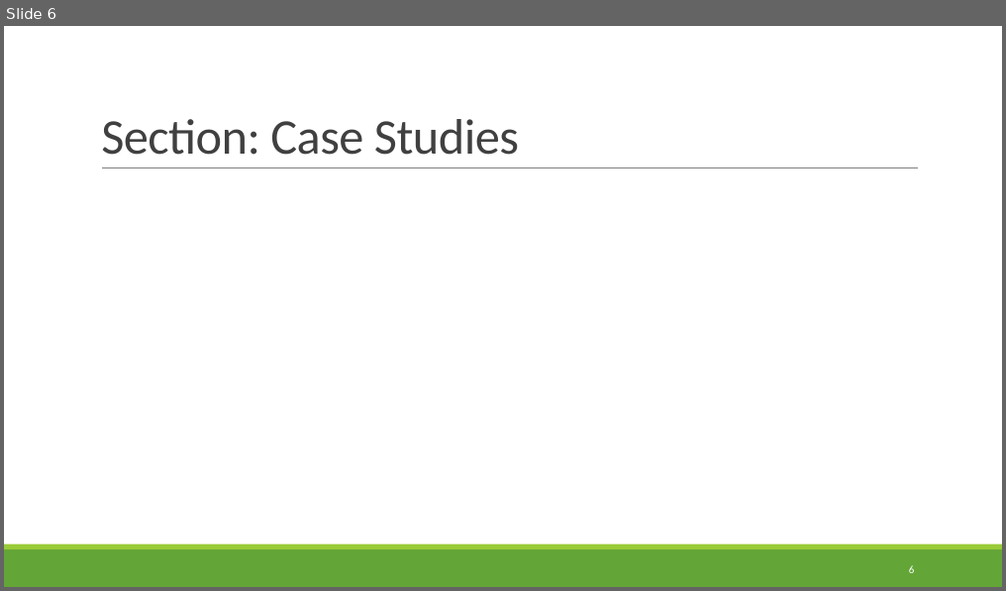
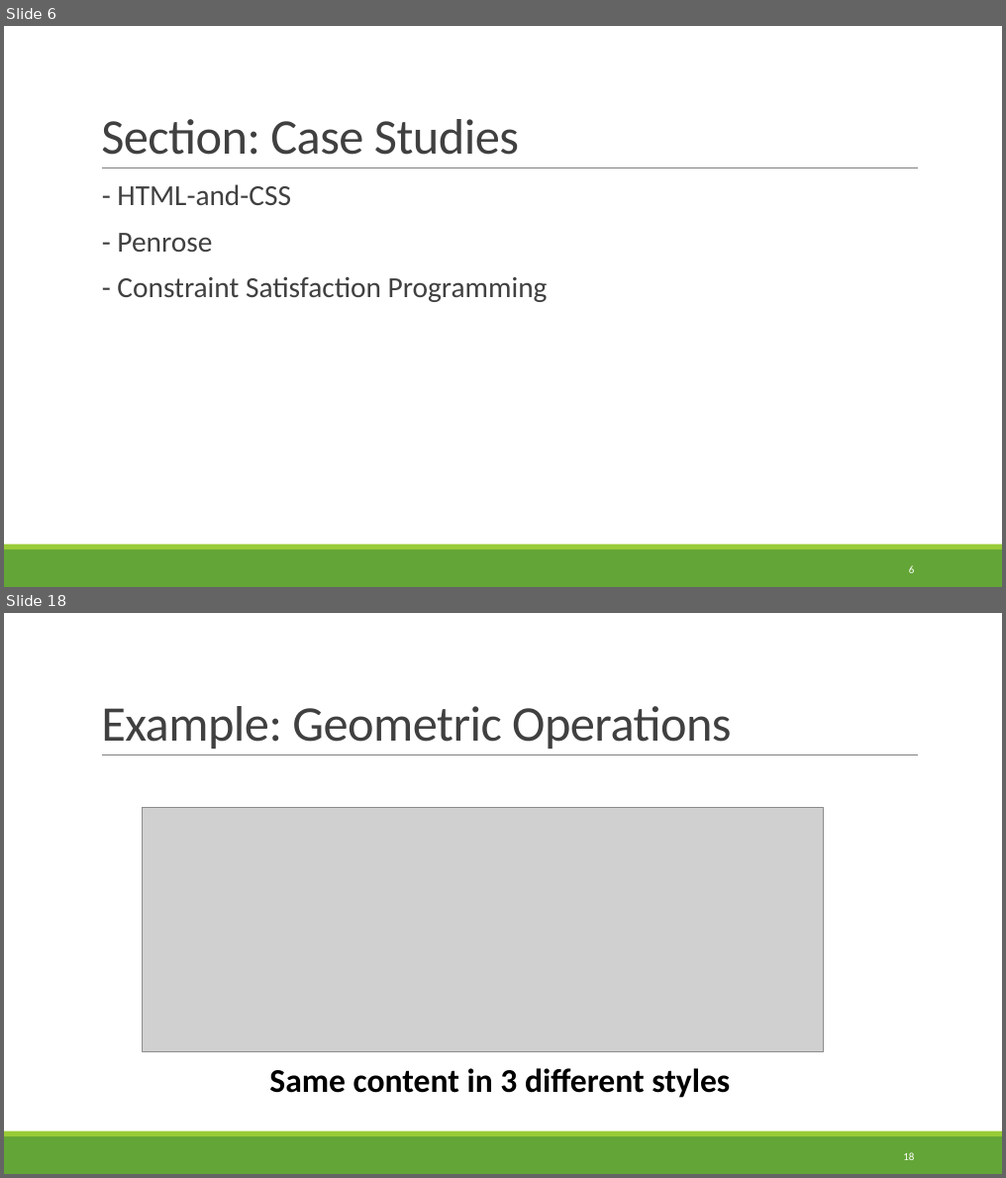
Before and after one commit to rbohrer/pl-course, a slide deck: LectureSlides/99Diagrams.pptx. Shown one above the other, each under a label of ours: slide 6 before the commit, slides 6 and 18 after it; the slides between them are not shown. The pictures are 1006x591 and 1006x1178 pixels, drawn with LibreOffice and Linux fonts; fonts in the diff are those of the drawing; grey boxes stand for pictures. Boxes give left, top, right and bottom in pixels: in the first picture for what was removed or moved away, otherwise in the second. Text is boxed around its words. In the diff, an @@ line names an element or a change of style, - is before the commit and + after.

```diff
--- a/LectureSlides/99Diagrams.pptx
+++ b/LectureSlides/99Diagrams.pptx
@@ slide 18 added at <box>4,613,1002,1174</box>, background #FFFFFF; not listed: 3 template elements that a slide beside it also shows @@
@@ title added at <box>101,706,731,749</box>, 48 pt, text #404040 @@
+Example: Geometric Operations
@@ picture added at <box>142,808,824,1052</box> @@
@@ text added at <box>269,1068,730,1098</box>, 32 pt, text #000000, bold @@
+Same content in 3 different styles
@@ page number added at <box>903,1153,914,1160</box>, 10.5 pt, text #FFFFFF @@
+18
@@ slide 6 changed as well @@
@@ text added at <box>117,184,548,302</box>, 28 pt, text #404040 @@
+  - HTML-and-CSS
+  - Penrose
+  - Constraint Satisfaction Programming
```
Also in this commit, not shown: 7 other slides changed, 20 other slides added, 9 slides removed.
